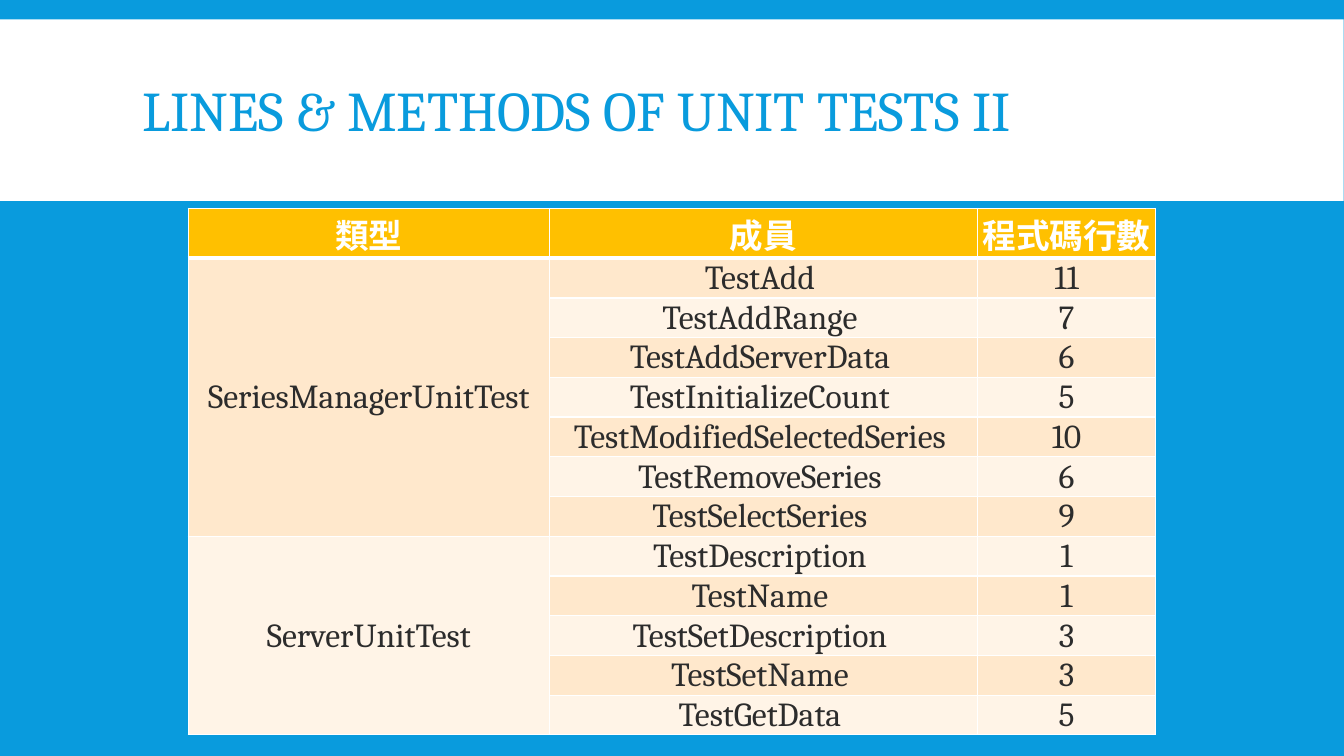
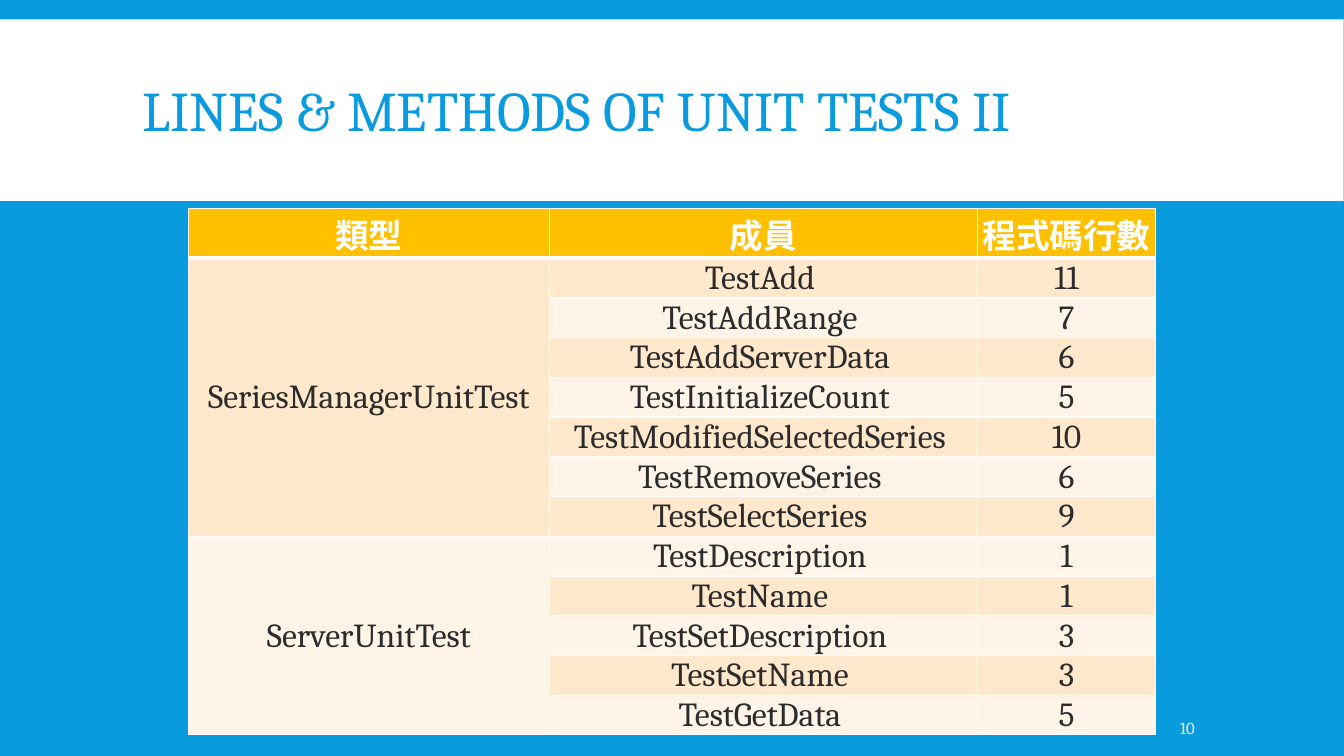
Before and after one commit to MickPlaYer/SeriesManagementSystem, a slide deck: slide 10 of Document/midterm_review.pptx. Drawn at 1344x756 pixels with LibreOffice and Linux fonts; fonts in the diff are those of the drawing. Boxes give left, top, right and bottom in pixels: in the first picture for what was removed or moved away, otherwise in the second. Text is boxed around its words. In the diff, an @@ line names an element or a change of style, - is before the commit and + after.

```diff
--- a/Document/midterm_review.pptx
+++ b/Document/midterm_review.pptx
@@ page number added at (1180,722,1195,734), 12 pt, text #FFFFFF @@
+10
```
Also in this commit, not shown: 14 other slides changed.
